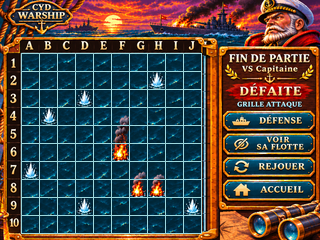
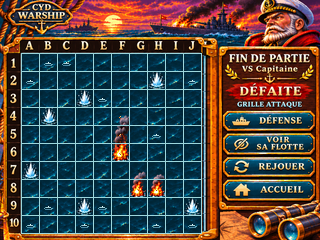
Two versions of the same layered image (w=320, h=240). Layer-by-layer changes:
added layer "Impacts TOUCHÉ — cendres discrètes" above "Impacts RATÉ — rides marines" over [119, 116, 157, 191]
added layer "Impacts RATÉ — rides marines" above "Mer historique tirs sans navires" over [26, 62, 197, 228]
